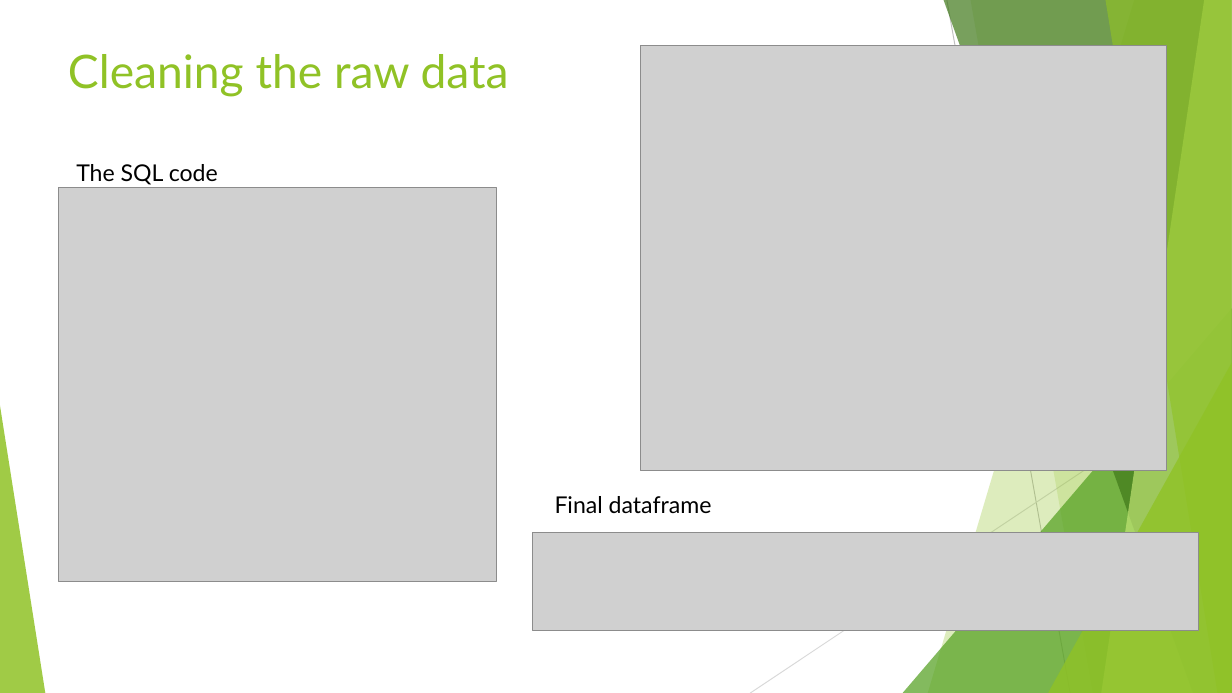
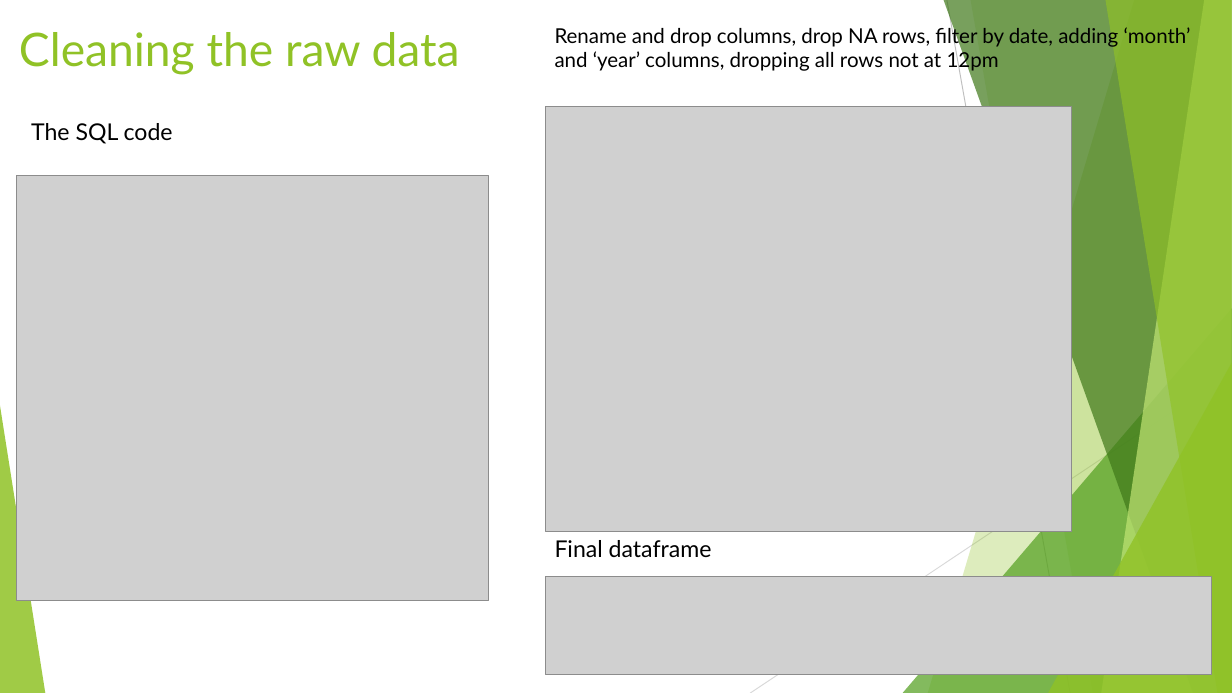
Before and after one commit to alexanderbpowers/project_3-Group_8, a slide deck: slide 5 of Weather Patterns in Brazil.pptx. Drawn at 1232x693 pixels with LibreOffice and Linux fonts; fonts in the diff are those of the drawing; grey boxes stand for pictures. Boxes give left, top, right and bottom in pixels: in the first picture for what was removed or moved away, otherwise in the second. Text is boxed around its words. In the diff, an @@ line names an element or a change of style, - is before the commit and + after.

```diff
--- a/Weather Patterns in Brazil.pptx
+++ b/Weather Patterns in Brazil.pptx
@@ title "Cleaning the raw data": place and size @@
-title "Cleaning the raw data" at <box>68,54,509,96</box>
+title "Cleaning the raw data" at <box>19,32,460,75</box>
@@ text added at <box>555,25,1191,72</box>, 16 pt, text #000000 @@
+Rename and drop columns, drop NA rows, filter by date, adding ‘month’ and ‘year’ columns, dropping all rows not at 12pm
@@ text "The SQL code": place and size @@
-text "The SQL code" at <box>76,164,218,185</box>
+text "The SQL code" at <box>31,123,173,144</box>
@@ picture: place and size @@
-picture at <box>640,46,1166,471</box>
+picture at <box>545,106,1071,531</box>
@@ picture: place and size @@
-picture at <box>59,188,497,582</box>
+picture at <box>17,176,488,601</box>
@@ text "Final dataframe": place and size @@
-text "Final dataframe" at <box>555,496,712,513</box>
+text "Final dataframe" at <box>555,540,712,557</box>
@@ picture: place and size @@
-picture at <box>532,532,1199,630</box>
+picture at <box>545,577,1212,675</box>
```
Also in this commit, not shown: 2 other slides changed, 3 slides added, 2 slides removed.
